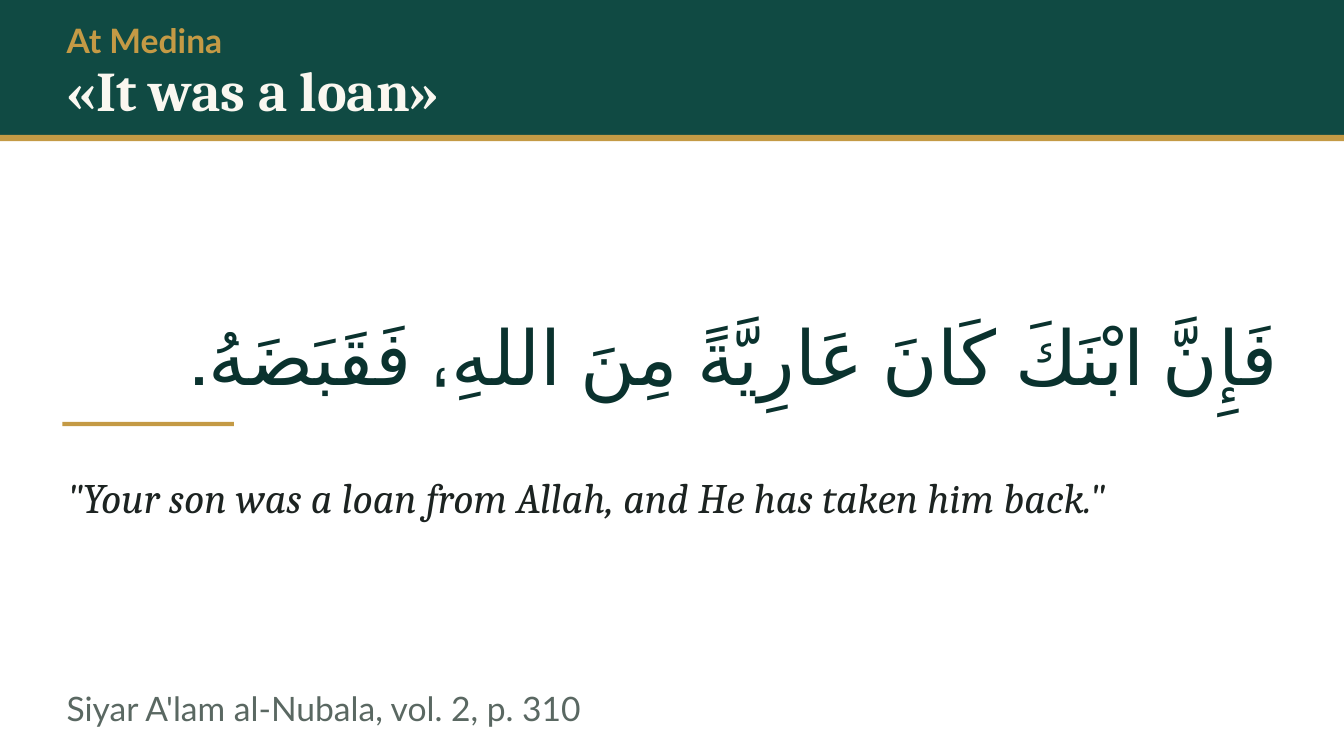
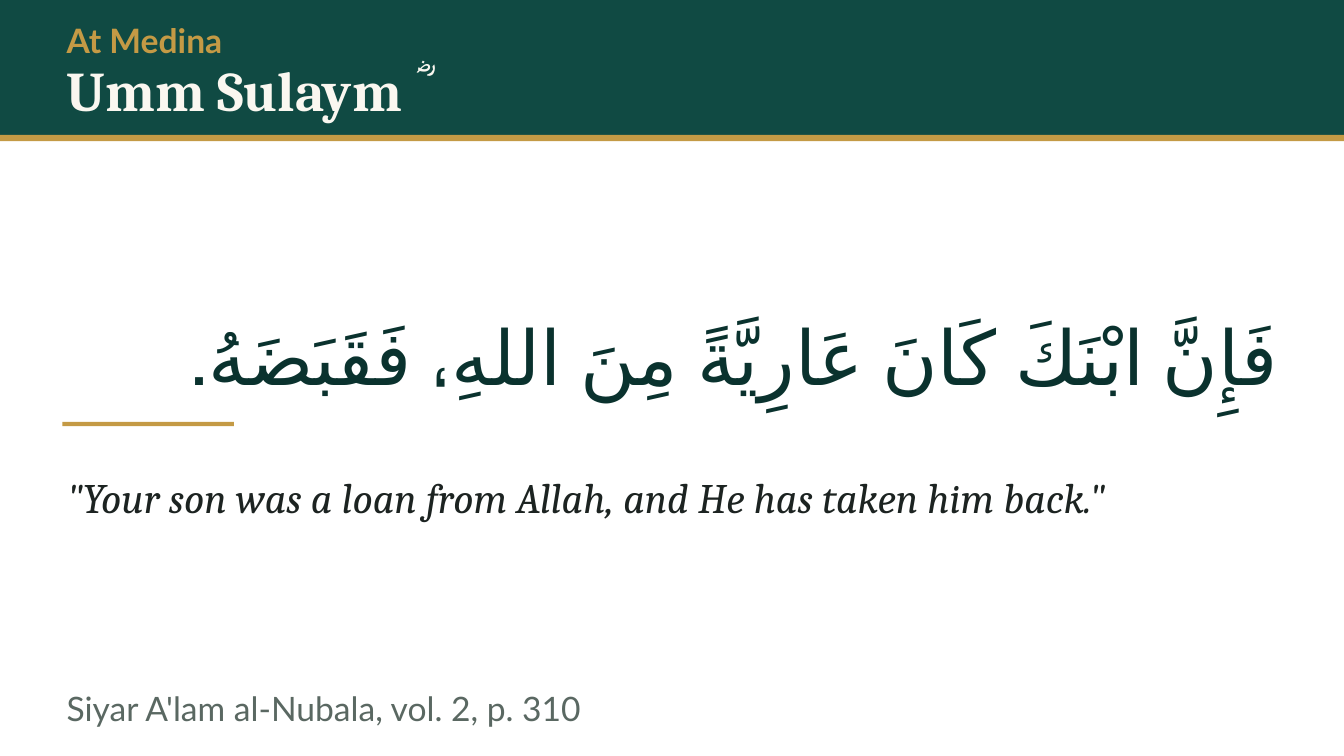
Before and after one commit to daniyalyasin93/2026SeptemberIslamicHistoryClass, a slide deck: slide 12 of S05_yamama_dead_oman_mahra/S05.pptx. Drawn at 1344x756 pixels with LibreOffice and Linux fonts; fonts in the diff are those of the drawing. Boxes give left, top, right and bottom in pixels: in the first picture for what was removed or moved away, otherwise in the second. Text is boxed around its words. In the diff, an @@ line names an element or a change of style, - is before the commit and + after.

```diff
--- a/S05_yamama_dead_oman_mahra/S05.pptx
+++ b/S05_yamama_dead_oman_mahra/S05.pptx
@@ text at (67,72,416,123): text changed @@
-«It was a loan»
+Umm Sulaym ؓ
```
Also in this commit, not shown: 22 other slides changed, 6 other files.
